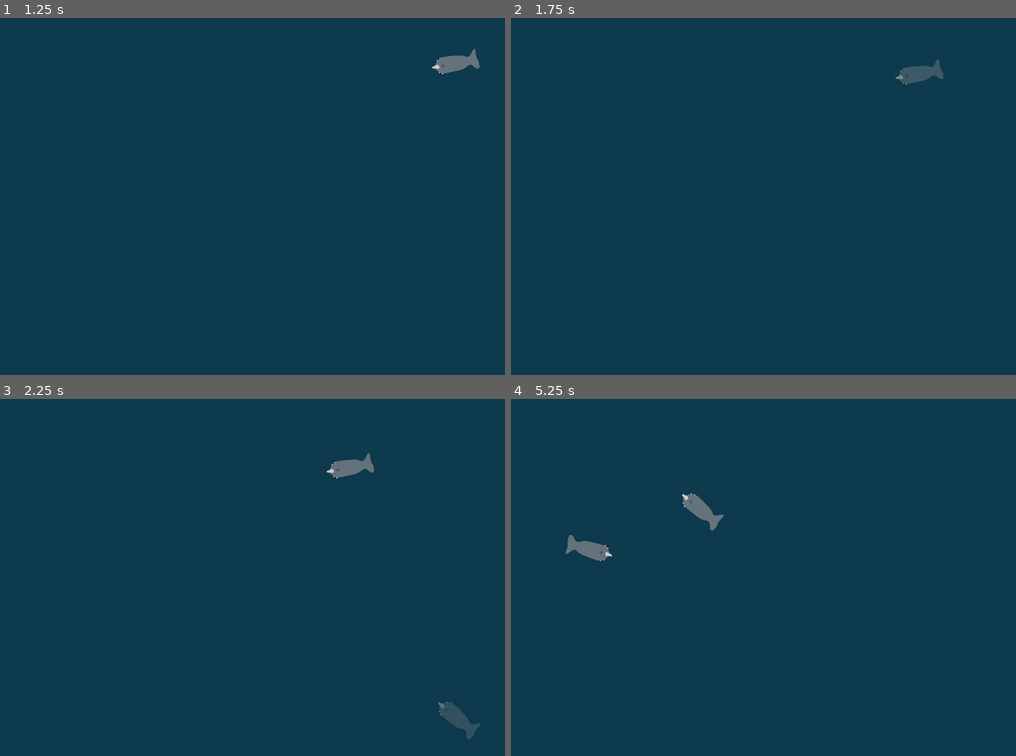
Above: before the commit, frames 1-4 (two rows, left to right).
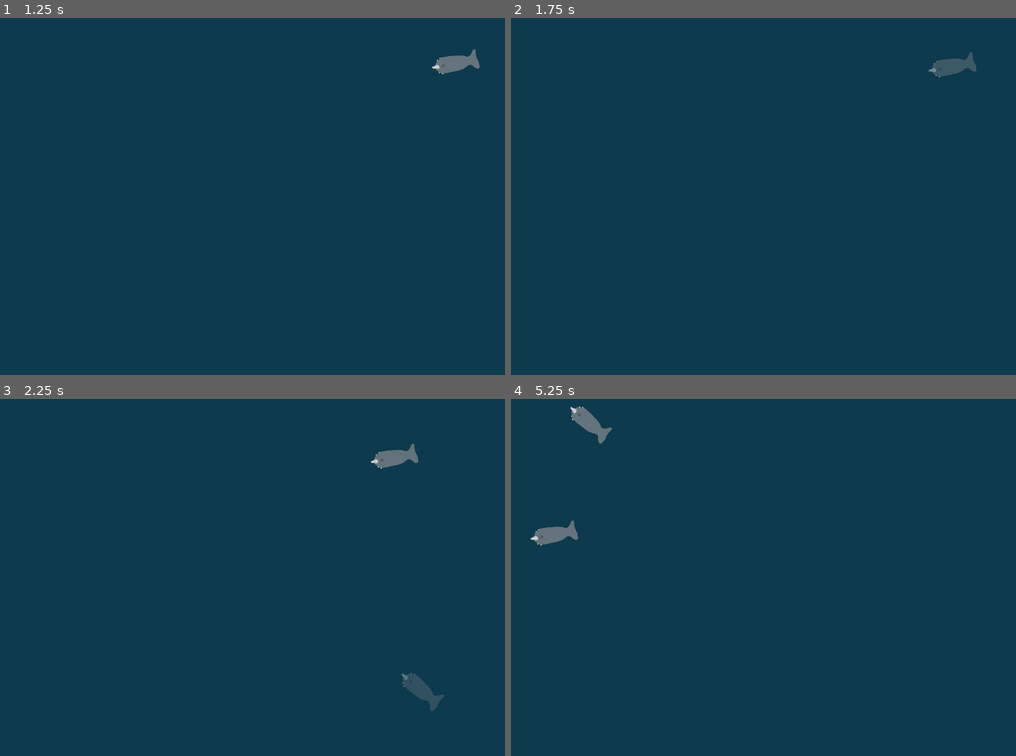
Above: after the commit, the same moments.

Repository: Unmeshme/task2
Game: Godot game, scene res://src/water_pond.tscn
The game is run twice, just before and just after one commit, with the same random seed, the same clock (stepped at 60 frames per second) and the same inputs.
Inputs (mouse positions are in pixels of both pictures, inside the frame that each line leads up to):
- Up to frame 1 (1.25 s): tap Enter at 0.5 s; move the mouse to (363, 178) at 0.52 s; press the mouse at (363, 178) at 0.53 s
- Up to frame 2 (1.75 s): move the mouse to (965, 64) at 1.27 s; release the mouse at (965, 64) at 1.28 s; click (965, 64) at 1.35 s
- Up to frame 3 (2.25 s): move the mouse to (474, 731) at 2.02 s; press the mouse at (474, 731) at 2.03 s
- Up to frame 4 (5.25 s): move the mouse to (738, 648) at 2.77 s; release the mouse at (738, 648) at 2.78 s; click (738, 648) at 2.85 s; move the mouse to (915, 631) at 3.52 s; press the mouse at (915, 631) at 3.53 s; move the mouse to (612, 523) at 4.27 s; release the mouse at (612, 523) at 4.28 s; click (612, 523) at 4.35 s; move the mouse to (788, 577) at 5.02 s; press the mouse at (788, 577) at 5.03 s

Frame 1 is identical in both runs. In frame 2, 0.6% of the frame differs, in the area x 76-93%, y 9-19%; in frame 3, 1.4%; in frame 4, 1.4%, in the area x 3-43%, y 1-46%.

Commit message:
feat(fix): Small rotation and overshoot fix.

Diff:
--- a/src/fish.gd
+++ b/src/fish.gd
@@ -15,13 +15,15 @@
 const STYLE_CHANGE_MAX_INTERVAL: float = 6.0
 
 
+#one of these is overshooting lol idk which one
 const TWEEN_STYLES: Array = [
 	[Tween.TRANS_LINEAR, Tween.EASE_IN_OUT],
 	[Tween.TRANS_SINE, Tween.EASE_IN_OUT],
-	[Tween.TRANS_QUAD, Tween.EASE_OUT],
+	#[Tween.TRANS_QUAD, Tween.EASE_OUT],
 	[Tween.TRANS_CIRC, Tween.EASE_IN_OUT],
 	[Tween.TRANS_CUBIC, Tween.EASE_OUT],
 ]
+
 
 var position_tween: Tween
 var scale_tween: Tween
@@ -238,12 +240,13 @@
 
 	if m_hit_side and m_hit_top_or_bottom:
 		rotation = PI + rotation
+
 	elif m_hit_side:
 		rotation = -rotation
+
 	else:
 		rotation = PI - rotation
-
-	rotation += rand_range(-PI / 16.0, PI / 16.0)
+	rotation = wrapf(rotation, PI, -PI)
 	move()
 
 
